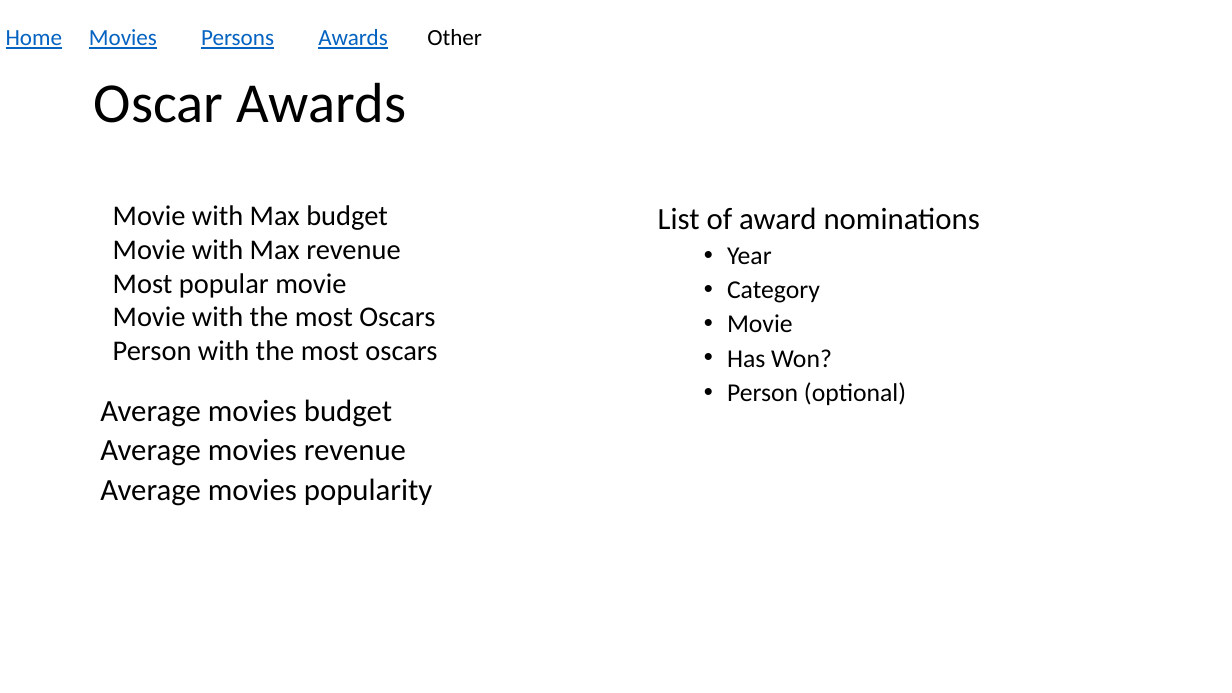
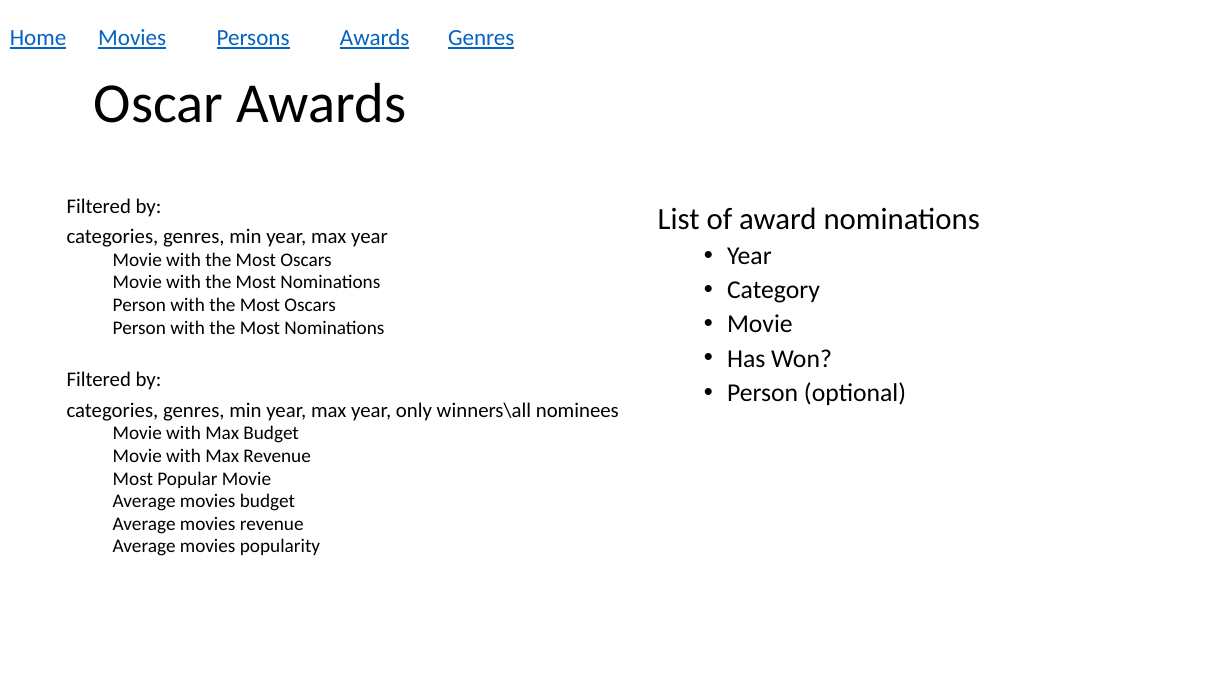
Before and after one commit to Joebahou/AcademyAwardsDB, a slide deck: slide 8 of Academy Award DB web skach.pptx (slide 11 before the commit). Drawn at 1232x693 pixels with LibreOffice and Linux fonts; fonts in the diff are those of the drawing. Boxes give left, top, right and bottom in pixels: in the first picture for what was removed or moved away, otherwise in the second. Text is boxed around its words. In the diff, an @@ line names an element or a change of style, - is before the commit and + after.

```diff
--- a/Academy Award DB web skach.pptx
+++ b/Academy Award DB web skach.pptx
@@ text "Home": place and size @@
-text "Home" at bbox=[6, 30, 62, 49]
+text "Home" at bbox=[10, 30, 66, 49]
@@ text "Movies": place and size @@
-text "Movies" at bbox=[89, 29, 157, 49]
+text "Movies" at bbox=[98, 29, 166, 49]
@@ text "Persons": place and size @@
-text "Persons" at bbox=[201, 30, 274, 49]
+text "Persons" at bbox=[217, 30, 290, 49]
@@ text "Awards": place and size @@
-text "Awards" at bbox=[318, 29, 388, 49]
+text "Awards" at bbox=[340, 29, 410, 49]
@@ text at bbox=[448, 30, 514, 49]: text changed; text colour #000000 to #0563C1 @@
-Other
+Genres
@@ text at bbox=[67, 198, 619, 556]: text changed; size 22.2 to 15 pt @@
-  Movie with Max budget
-  Movie with Max revenue
-  Most popular movie
-  Movie with the most Oscars
-  Person with the most oscars
+Filtered by:
+categories, genres, min year, max year
+  Movie with the Most Oscars
+  Movie with the Most Nominations
+  Person with the Most Oscars
+  Person with the Most Nominations
+Filtered by:
+categories, genres, min year, max year, only winners\all nominees
+  Movie with Max Budget
+  Movie with Max Revenue
+  Most Popular Movie
+  Average movies budget
+  Average movies revenue
+  Average movies popularity
@@ text removed at bbox=[100, 399, 433, 506] @@
-  Average movies budget
-  Average movies revenue
-  Average movies popularity
```
Also in this commit, not shown: 7 other slides changed, 1 slide added, 3 slides removed, 2 other files.
